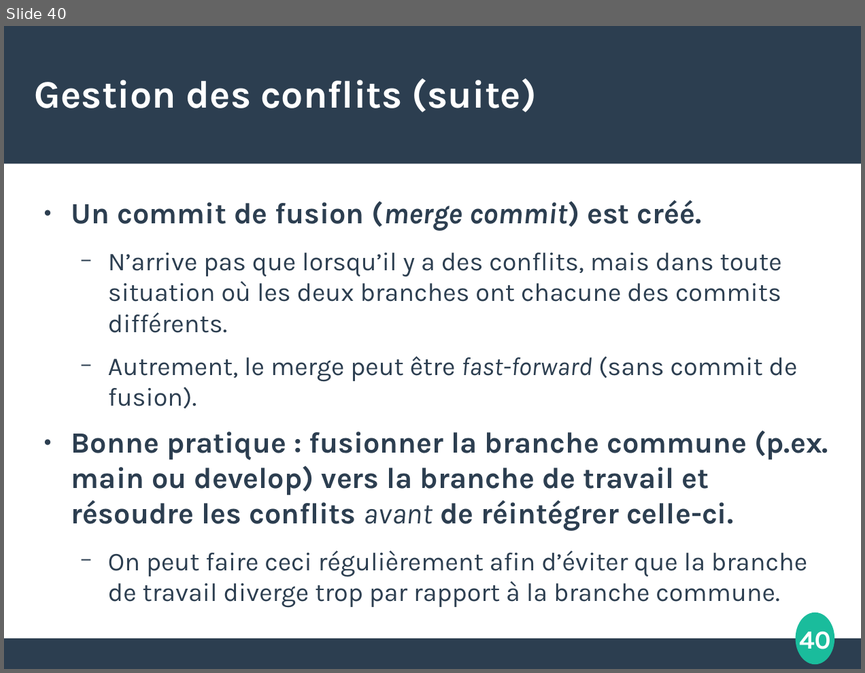
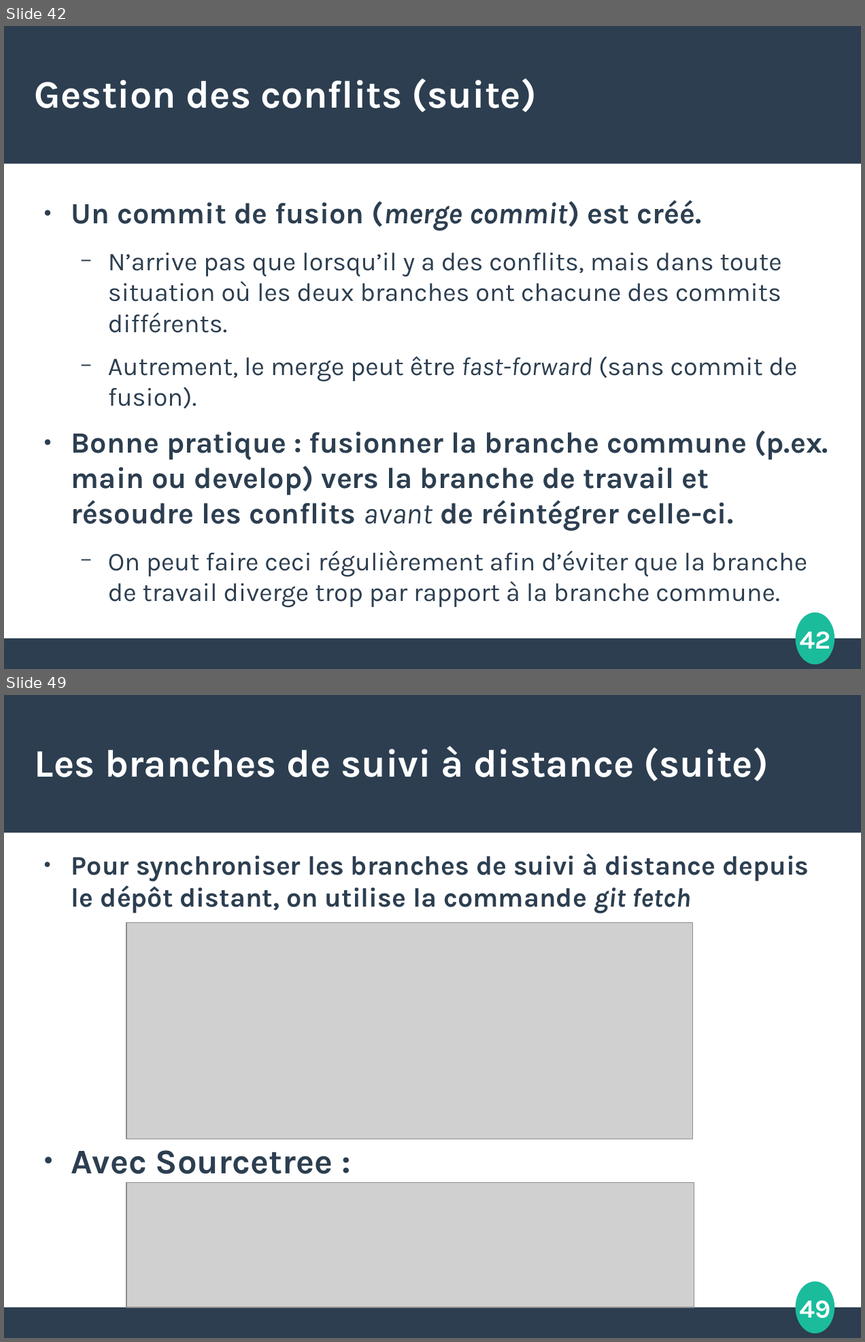
Before and after one commit to etdube/formation_git, a slide deck: Présentation git.odp. Shown one above the other, each under a label of ours: slide 40 before the commit, slides 42 and 49 after it; the slides between them are not shown. The pictures are 865x673 and 865x1342 pixels, drawn with LibreOffice and Linux fonts; fonts in the diff are those of the drawing; grey boxes stand for pictures. Boxes give left, top, right and bottom in pixels: in the first picture for what was removed or moved away, otherwise in the second. Text is boxed around its words. In the diff, an @@ line names an element or a change of style, - is before the commit and + after.

Commit message:
Section branches distantes

```diff
--- a/Présentation git.odp
+++ b/Présentation git.odp
@@ slide 49 added at [4, 695, 861, 1338], background #FFFFFF; not listed: 4 template elements that a slide beside it also shows @@
@@ title added at [35, 746, 768, 781], 36 pt, text #FFFFFF, bold @@
+Les branches de suivi à distance (suite)
@@ text added at [71, 853, 808, 913], 24.8 pt, text #2C3E50, bold @@
+● Pour synchroniser les branches de suivi à distance depuis le dépôt distant, on utilise la commande git fetch
@@ picture added at [126, 922, 692, 1138] @@
@@ text added at [71, 1150, 333, 1174], 32 pt, text #2C3E50, bold @@
+● Avec Sourcetree :
@@ picture added at [126, 1183, 694, 1307] @@
@@ what was slide 40 is now slide 42 @@
@@ page number at [800, 631, 831, 655]: text changed @@
-40
+42
```
Also in this commit, not shown: 1 slide changed, 21 other slides added.
